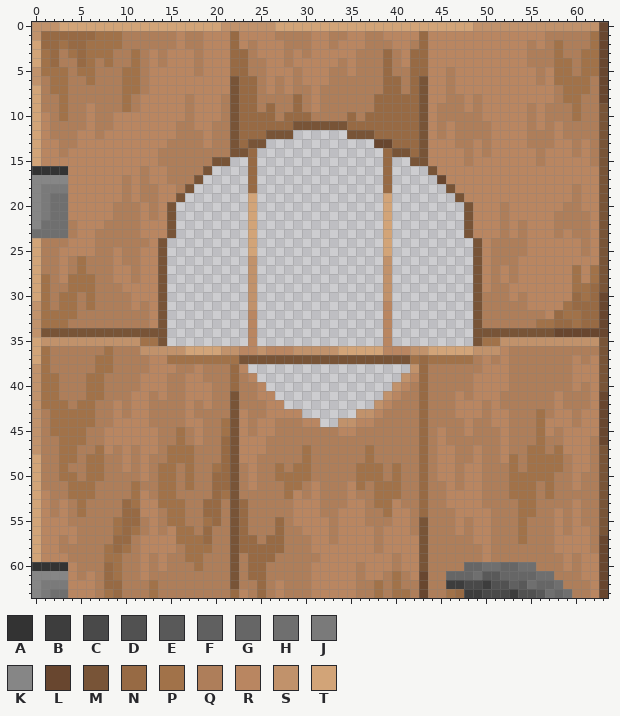
Edited in one commit: pixel-art sprite (textures/blocks/door_jungle_upper.png). The picture above was drawn from the file before the commit.
The file is 64x64 pixels. Colours within 5 levels of each other are drawn and written as one.
Palette (. is transparent): A #333333  B #3d3d3d  C #494949  D #515151  E #595959  F #606060  G #666666  H #6f6f6f  J #7a7a7a  K #868686  L #68462f  M #785437  N #976a44  P #a17249  Q #ae7e5a  R #b98661  S #c1926b  T #d2a478
Pixels before (only the part around the change), first column x 0:
 0 SSSTTTTTTTTTTTTTTTTTTSSSSSSTTTTTTTTTTTTTTTTTTTTTTSSSSSSSSSSSSSSL
 1 SNNNNNNPPPQQQQQQRQQRRRNRRRRQQQQRRQQRRQQRRRRNRRRRRRRRRRRRRQQQQQPL
 2 TNNPNNPPPPQQQQQQRQQRRRNRQRRRQQQRRQRRRQQQRRQNRRRRRRRRRRRQRQPQQQPL
 3 TPNQPNPPPQQPQRQRRRQRRRNNQRRRQRQRRRRRQQQNQRNNRRRRRRRRRRRQQQPQQPPL
 4 TPNQQNPQPQQPQRQRRRQRRRNNQQRRQRRRRRQRQQQNQRNNRRRRRRRRRRRQQQPPQPPL
 5 SPPPQPPQQQPPQRRRRRQRRRNNQQRRRQRRRQQRQQQNQQNNRRQRRRRRRRRRQRPPQPPL
 6 SQPPQQPQQQPPQRRRRRRRRRMNNQRQRQRRRQQQQQQNNQNMRRQRRRRRRRRRQRPPPPQL
 7 TQPPQQQQQQPPQRRRRRRRRRMNNQRQRQQRQQQQQQQNNQNMRRQRRRRRRRRRRRQPPPQL
 8 TQQPQQQQQQPQRRRRRQRRRQMNNQQQQNQRQQQQQQNNNNNMRRQQRQRRRRRRRRQPPQQL
 9 TQQPQQRQQQPQRRRRRQRRRQMNNQNQQNQRQQQQQQNNNNNMRQQQRQRRRRRQRQQQPQQM
10 TRQPQQRQQRRRRRRRRQRRRQMNNNNQNNNQQQQNQNNNNNNMRQQQQQRRRRRQRQQQPQQM
11 TRQQQQRQQRRRRRRRQQRRQQMNNNNNNMMMMMMNNNNNNNNMRQRQQQQRRRRQRQRQQQQM
12 TRQQQRRQRRRRRRRRQQQRQQMNNNMMM......MMMNNNNNMRQRQQQQRRRRQQQRQQQQM
13 TRRQQRRRRRRRRRRQQQQRQQMNMM............LLNNNMRRRQQRQRRRRQQQRRQRQM
14 TRRQRRRRRRRRRRQQQQQQQQMMN..............NMMNMRRRRQRQRRRRRQRRRQRQM
15 TRRRRRRRRRRRRRQQQQQQMM..N..............N..MMRRRRQRRRRRRRQRRRRRQM
16 AAAARRRRRRRRQRRQQQQM....N..............N....MRRRRRRRRRRRRRRRRRRM
17 KKKKRRRRRRQRQRRQQQM.....N..............N.....LRRRRRRRRRRRRRRRRRM
18 KJJJRRRRRRQRQQRRQM......N..............N......MRRRRRRRRRRRRRQRRM
19 KJHHRRRRRRQRQQRRM.......T..............T.......MRRRRRRRRRRRRQRRM
20 KJHHRRRRRQQQRQRM........T..............T........MRRRQRRRRRRQQRRM
21 KJHHRRRRRQQQRQRM........T..............T........MRRRQRRRRRQQQQRM
22 KHHHQRRRQQQQRRRM........T..............T........MRRRQRQRRRQQQQRM
23 HHHHQRRQQQQQRRRM........T..............T........MRRRQRQRRRQRQQRM
24 TQQQRRRQQQQQQRM.........T..............T.........MRQQQQRRRRRRQRM
25 TQQRRRRQQRQQRRM.........T..............T.........MRQQQQRRRRRRQRM
26 TQQRQPQQQRQQRRM.........S..............S.........MRQQQRRRRRRRRRM
27 TQQRQPQQQRRQRRM.........S..............S.........MRQRQRRRRRRPRPM
28 TPQRPPPQQRRQRRM.........S..............S.........MRQRQRRRRRRPRPM
29 TPQQPPPQQQRRRRM.........S..............S.........MRQQRRRRRRRPPNM
30 TPQPPQPQQQQRRRM.........S..............S.........MQQQRQRRRRRNPNL
31 SPQPPQPQQQQRQRM.........S..............R.........MQQQQQRRRRPNNNL
32 SPPPPQQQQQQQQRM.........R..............R.........MQQQQQQQRNPPNNL
33 SPPPQQQQQQQQQRM.........R..............R.........MQQQQQQPPNNPNNL
34 SMMMMMMMMMMMMMM.........R..............R.........MMMMMMMMMLLLLLL
35 TSSSSSSSSSSSPPM.........R..............R.........MPPSSSSSSSSSSSM
36 TPQQQQQQPQQQSSSSSTTTTSSRRSRRRSSSSSTTTTTRRRSSTTTTTSSSRQQQQQQQQQQM
37 TPQQQQQPPQQQQRRPPPPPPPPMMMMMMMMMMMMMMMMMMMPNPPPPPQRQRQQQQQQQRQRM
38 SPQQQQQPPQQQQRRRQQRQQQNR..................SNQQQQQQRRRQQQQQQQRRRM
39 SPPQQQPPQQQQRRRQQRRQQQNQR................SRNQQQQQRRRRQQQQQQQRRRM
40 SPPQQQPPQQQQRRRQQRRRQQNQQR..............SRQNQQQQQRRRRQQQQQQQRQRM
41 SPPQQQPPQQQRRQRQQRRRQQMQQRR............SRQQNQQQRQRRRQQQQQQRQQQRL
42 SPPPQPPQQRQRRQQQQRQRQQMQQQRR..........SRQQQNQQQRRRQRQQQQQQRQQQRL
43 SQPPPPPQQRQRRQQQQRQQQQMRQQRRRR......SSRQQQQNQQQRRRQRRQQQPQRRQRRL
44 SQPPPPPQQRRRRQQQQRRQQPMRQRRQQQRR..SSRRQQQQQNQQQQRQQRRQQQPRRRQRRL
45 SQPPPPQQRRRRRRQQPQRQQPMRQRRQQQQQQQRRQQQQQQQNQRQQRQQQRQQQPRQRRRRL
46 SQQPPPQQRRRRRRQQPQRQQNMRRRQQQQQQQQQQQQQQQQQNQRQQQQQQRQQQPQQRRRQL
47 SQQPPQQPRQRQRRQPPPQQQNMRRRQQQQPQQQQQQPQQQQQNQRRQQRQQRQQPPQPRRRQM
48 TQQPPQPPQQRQRQQPPPQQQNMRRQQQQQPQQQQQQPQQQQQNQRRQQRQQRPQPPPPQRRQM
49 TQQPQQPPQQRQRQPPQPQQPNMQRQQPQPPQQQQQPPPQPQQNQRRQRRQQQPQPPPPQRRQM
50 TQQPPQPPQQQQRQPPQPQQNNMQRQQPPPPQQQQQPPPQPQQNQRRQRRQQQPPPPPQQRQQM
51 TQQQPPPQQQQPQQPPQPQQNNMQRQQQPPQRQQQRPQPPPQQNQQRQRRQQQPPPQPQQRQQM
52 TRQQPPPQQQQPRQPPQQQQNPMQQQQQPRQRQQQRQQPPPQQNQQRRRRQQQPPPQPQQQQQM
53 TRQRQPQQQQNPRRPPPQQNNQMNQQQQQRRRQQQRRQPPRQQNQQRRRRQQQQPPQQQQRQQM
54 TRQRQPQQQQNNRRQPPQQNNQMNQQQQQRRRQQRRRQQPRRQNQQQRRRRQQQPPQQRQRQQM
55 TRRRQQQQQPNNQRQPPQQPNQMNQQQNQRRRRQRRRQQQRRQMQQQRQRRQQQPQQQRQRQQM
56 TRRRRQQQQPNPQRQRPPQNQQMNQQQNQQRRRQRRRRQRRRQMQQQRQRRQQQPQQQRQRRQM
57 TRRQRQQQQNNQRRRRPPPNQQMNNQNNQQQRRQRRRRQRRRRMQQQQQRRQQQPQQQRRRRQL
58 TRRQQQQQPNPQRRRRQPPPQQMNNNNNQQQRRRRRRRQRRRRMQQQQQQRQQQQQQQRRRRQL
59 TRRRQQQQPPQQRQRQQPPQQQMQNNNQQQQQRRRRRRRRQRRMQQQQQQRQQQQQQQQRQRRL
60 AAAARQQQNPQQRQRQQQPQQQMQNNQQQQQRRRRRQRRRQRRMQQQQGGHHGGHHQQQRQRRL
61 KKKKRQRQNPQQRQQQQQQQQQMQNNQQQQQRRRRRQRRQPQRLQQGGGHEEGGGGHHQQQRRL
62 KJJJRRRQNNQQQPQQQQQQQQMQQNQRQQQRRRRRQQPQPQQLQQBBCCBDDFEHGGHQQQRL
63 KJHHRRRQPNQQQPQQQQQQQQNRQNQRQQQRRRRRQQPQPPQLQQPNBBCCCBDDEHGHQQRL
New version:
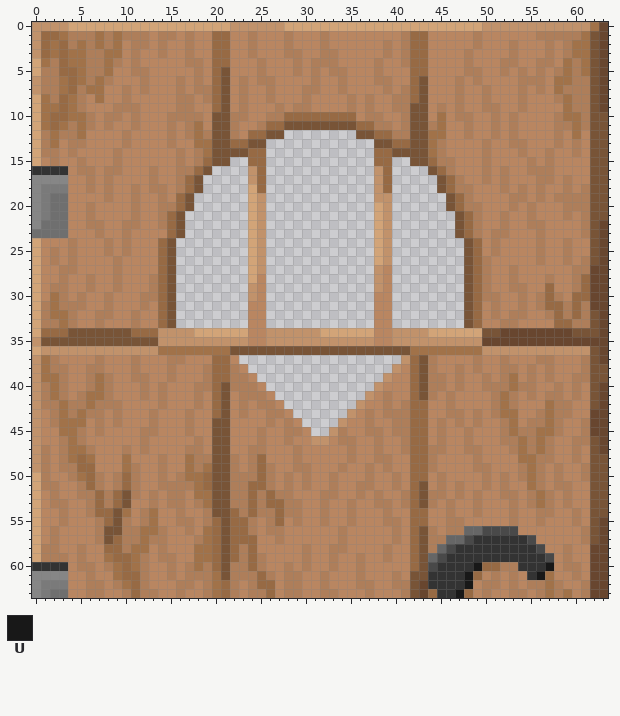
Colours new in this view: U #181818
Changes in this commit:
Changed rows in their new state; - is an unchanged pixel.
first column x 0:
 0 ---S-----------------T-----S---------------------T------------P-
 1 ---PQQQ-Q----R----R-NNR-Q--R-RR-QRR--RR--QN------Q------Q----PM-
 2 S-PNQPQ-Q-R--R-R--R-NNR------RR-QR---RR--QN------Q---Q-R--R-PPM-
 3 SNPN-PQQ-PRQR----QR-NNRR-----QR-QQ--RRRQRQ------Q----Q-RR-R-P-M-
 4 --QNPPQ---RQR-R--Q--NNRRR---RQ-QQQR-RR-RRQ------Q---QQ-R--R---M-
 5 TQQNN-Q-PRRQ--------NMRRR------Q----RR-RRR----R-QQ--Q-Q---Q---M-
 6 --Q-NPQP-RRR----Q-Q-NMRQR-QR-R-Q-R-RRR-QRR----RQ-Q----QQ----QQM-
 7 S-Q-N-PPRRQR----Q-QQNMRQRRQR-R-QRR-RRRRQR-----RQ--Q---Q-Q-PQQQM-
 8 -P-NP-RPRRQR----Q--QNMRQRR-RRR--RRR-R-RRQQ----R--RQ---Q-----Q-M-
 9 -PPNP--RR-Q-----Q---NMRQRRR-RQ--RRR-R-RRQQM---R--RQQ--QR-RRPQ-ML
10 -PNNPPQR-Q-Q---QQ-Q-MMQQRRQ----NNNN-RQQRRQM--PR--R-Q-Q-R-R-P--M-
11 -PNP-PQR---Q---QR-P-MMQRRQ--M------M--QQRQM-QP-R-RRQ-Q-R-RQ-P-M-
12 -QP--P-R--Q----QR-PQMMQR----.------.----QQM-PP-R-RRQ-Q-RRRQRPRM-
13 -QPR-Q----Q-----RRPPMMN---------------MM--M-PQ-RR----QQRRRQ---M-
14 -QQRQ----Q----RR-R-PMM---N------------N---M-PQ--R-----Q-RQ----M-
15 --Q--Q---Q----RR-R-N-----N------------N-----NQQ-R-Q----QRQ----M-
16 -----QQ-QQ--RQ-R--N-----SN------------S------NQ---Q-Q--QQQ----M-
17 ------Q-Q-R-RQ-R-N------SN------------S------MNQ--Q-Q---QQ-Q--M-
18 ------Q-Q-RQR-Q--NM-----TN------------S------MNQQ---Q-Q-Q--QRQM-
19 --------Q-RQRRQ-NM-------S------------SS------MNQ----QQ-Q-QQ-QM-
20 ------Q--RR--RQQNM-------S------------TS------MNQQ--RQ-Q-----QM-
21 ------Q--RR--RQNM--------S------------TS-------MNQ-----Q--R-R-M-
22 ----R-QQRR----QNM--------S------------TS-------MNQ----RQQ-RRR-ML
23 ----R---RR-R---NM--------S------------TS-------MNQ-Q--R-Q-R-R-ML
24 -RRRQ--R-R-RR-NM---------S------------TS--------MN--RRR-Q--Q-RML
25 -R--Q--R---R--NM---------S------------TS--------MN--RRR-Q--Q-RML
26 -R---RRRRQRR--NM--------TS------------T---------MNQRRR--Q--Q-QML
27 -RRQ-RRRRQ-R--NM--------TS------------SR--------MNQR--------QQLL
28 -RRQRRQRRQ-R-QNM--------TR------------SR--------MNQR-----Q--QNLL
29 -R--RRQRR----QNM---------R------------SR--------MNQRRQQ--N--QNLL
30 -RPQR-RR-RR-QQNM---------R------------RR--------MN--R---QNQ--NL-
31 TQPQQ-RR-RR---NM--------RR------------R---------MNR-RR--QNNQ-QL-
32 TQ--QRR--RR-R-NM---------R------------R---------MNR-R--RRQ-QNQM-
33 TQQ--RR-RRR-R-NM---------R------------R---------MNRR--RRRR--QQM-
34 TNNN-------NNNSSSSTTTTTT-RSSSSSSTTTTTTR-SSSSTTTTTT--LLLLLL--MMM-
35 SMMMMMMMMMMMMMSSSSSSSSSS-RSSSSSSSSSSSSR-SSSSSSSSSSLLLLLLLLLLLLLL
36 -SSSSSSSSSSS--PPPPPPPPMMMMMMMMMMMMMMMMMMMMPPPPPPPP--SSSSSSSSSSML
37 S--RRRRQRRR-R--QQRRRNNR..................SNMQRRRR--RQRRR--RR--ML
38 ----RR-QRRR-R--QRR--NNQ-----------------SRNM-RR-R---Q-R-R-RR-QM-
39 ----RRQ--RR-Q---R---NNQ----------------SRRNM--R-R-Q-QPR-R-RRQQM-
40 -Q--RRQ--RRRQ-QRR-QQNMQ---------------SRR-NM--R-R-QQQP--RR-RQRML
41 -Q--R----RR-QRQRR-Q-NMR--Q-----------SRQ-RNM-R--R--QP-R-R-QR-RM-
42 -QQ--Q---QR--R-RR---NMR-R-Q---------SRRQR-N-RR----RQP-RRRPQ-RRM-
43 -RQ-Q-Q-RQR---RRRQRRNMRQRRQQ-.-----SRQ----N-RR-Q-QRQPPRRQPQQR-L-
44 -RQ---R-RQ----RRRQ-RMMR-R-QR-R..---R-QRR--N-R-R---R-QPR-QPQ-RQL-
45 -RR--QR-----QQRRR--RMMR-RQ-R--R..SQ-R--R--N-RQRRQRRRQP---P---QL-
46 -RRQ-QRR----Q-RRRRQRMMR--QRR-RRSSR--RR-RR-N-RQRR-RRRQ-P---R-QQM-
47 --RQ-P-R-RQRQ-RRRQ-RMMR-QQRRR-RRRRR-RR-RR-N--Q-R-QRR--PQ--R-Q-ML
48 S-RQ-N-RRRPR-R-RR---MMQ-QNRRR-RRRRR-RR--RRN----RRQRR-RP-QQRRQ-M-
49 S-RQ-NNRRRP--RQRR--PMMQRQN-RRQQRRR-RRQR-RRN----R-Q-RRR--QRQR-QM-
50 --RRQPNQR-N--RQR--PNMMQ-QN-RQRQRR-RRRQRRQRN-RQ-R---R-RQ-QR-R--M-
51 ---RRQN-R-NQRRQQ-QPNMMQ-NN-RQR--R-R-Q-RRQRNMR------R-RR--R---RM-
52 ---RRQQN-NMQ--RQ-RPPMMQ-N-N-Q-R---R--RQRR-NM---Q-QRR-QRQPQR-RRM-
53 ---QRR-N-NMR-QRQQR-PMMQQN-NN-Q---RRQ-RQQ--NM-RQ--QRRR-RQP-R--RM-
54 --RQRR-NNMPRQPRRQRRQMMNQN--N-Q---R-Q-RRQ--N-RR---Q-RR-RR---RQRM-
55 ---QRRR-NMQR-PRRQ-RQ-MN--R--RQ--QR-Q-RR-Q-NNRR-QR--RR-RR-R-RQRML
56 --Q--RR-MMQQPP--RQRPNMN--R-QRR---RQ---R-Q-N--R-QGGCCCCRRRR-R-QML
57 --QR-RR-M-Q-PQQ-RRQPNMN--RRQRRR--RQ---R-Q-N---GGCAAAAAACRR---QM-
58 -QQRR-RRN-QPP-Q-RR--NMNQ-RRRRR---QQ---RQ--N--GCAAAAAAAAACR-Q--L-
59 -QQQR-RR-NNPQRQ-RR-PNMN--QRRRR-R-Q--Q--QR-N-GCAAAAAAAAAAACRQR-L-
60 -------RQ-NPQR--R---NMQ--QRR-R---Q------R-N-CAAAAUNNQQAAAURQ--L-
61 -----RQRR-NNQRR-R---PMQ-Q--R--R-Q------RQRMMAAAAUNRQRQRAUPRR--L-
62 ------Q-RQPN-RRR--R-PNQR--N---R-Q-----RRQ-M-AAAAURQQRQRQQPQRR-L-
63 ------Q-RR-N-QRR-RR-PNQ--QN---R-QQ--R-RRRQM-NAAUNRQRRQQRQPQPR-L-
Pixel boxes of the changes (left, top, right, bottom) in both pictures:
changed: (32, 22, 608, 598)
